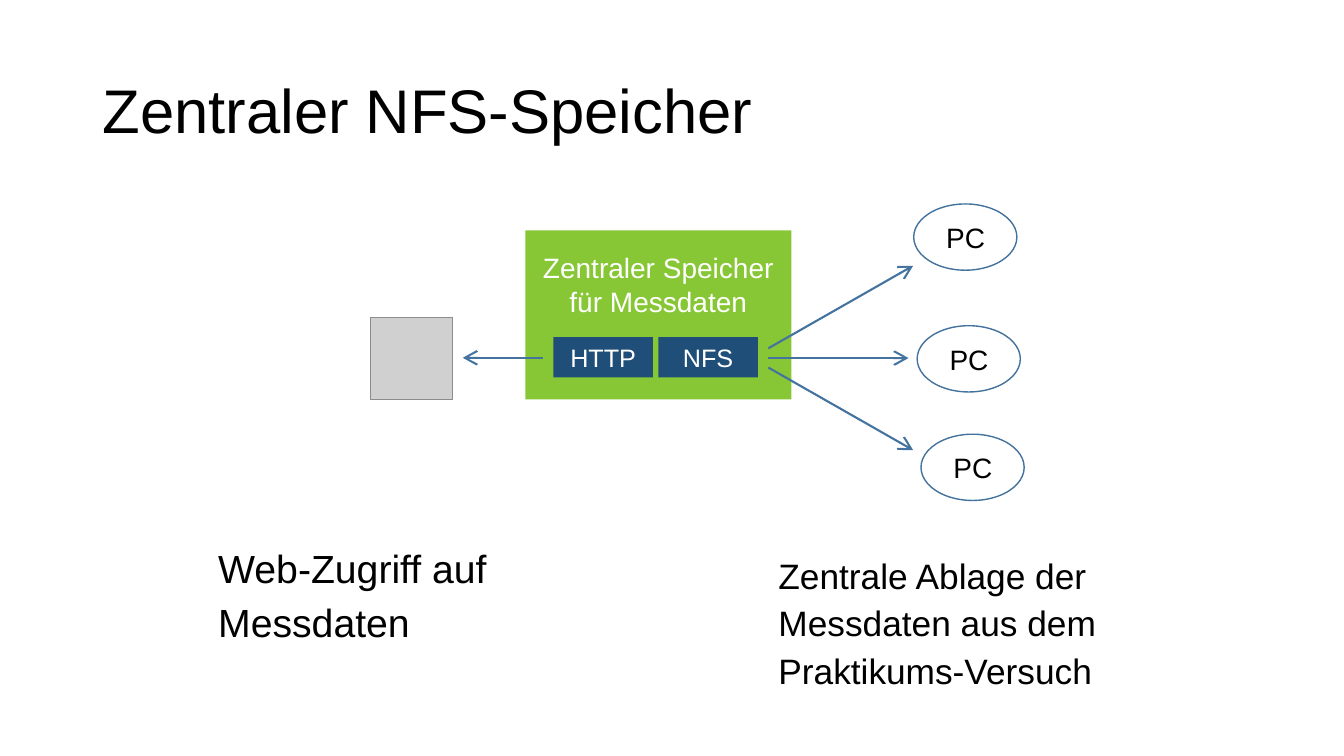
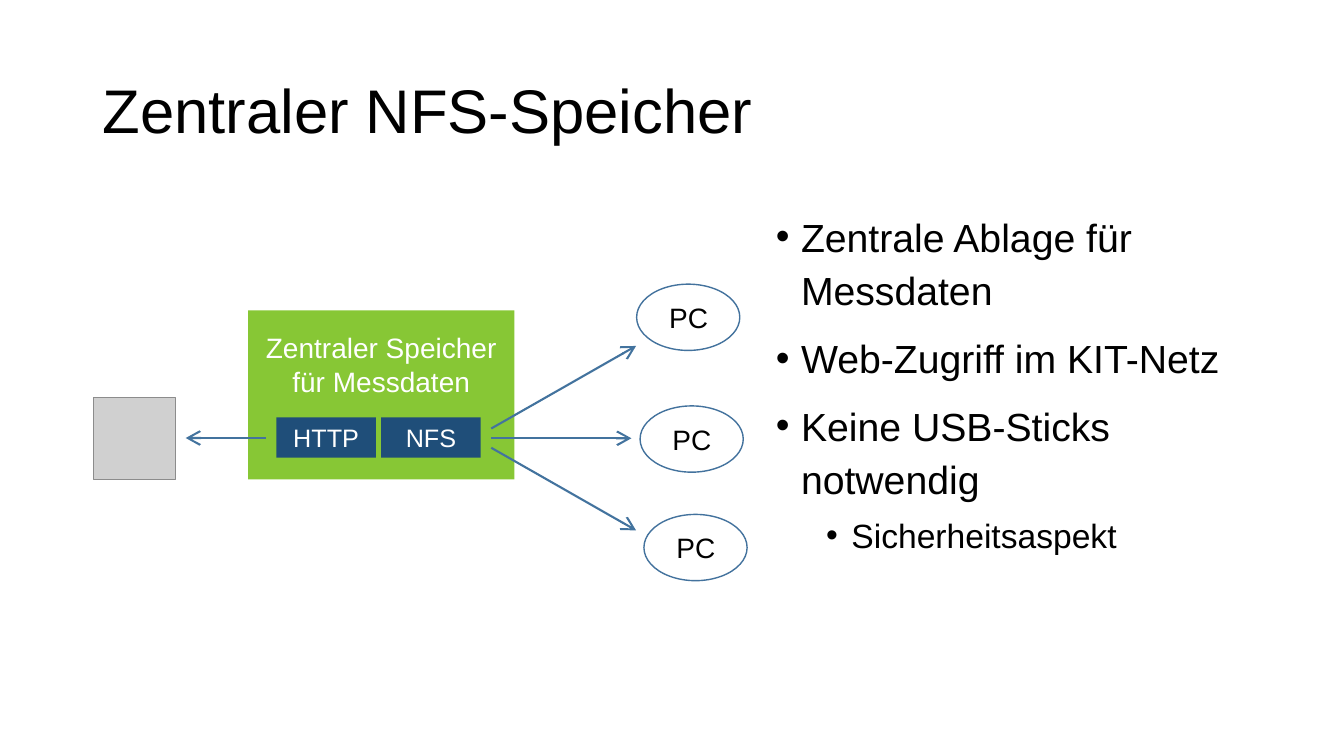
Before and after one commit to MitchiLaser/Pantheon, a slide deck: slide 6 of Roadmap/slides.pptx (slide 4 before the commit). Drawn at 1344x756 pixels with LibreOffice and Linux fonts; fonts in the diff are those of the drawing; grey boxes stand for pictures. Boxes give left, top, right and bottom in pixels: in the first picture for what was removed or moved away, otherwise in the second. Text is boxed around its words. In the diff, an @@ line names an element or a change of style, - is before the commit and + after.

```diff
--- a/Roadmap/slides.pptx
+++ b/Roadmap/slides.pptx
@@ text at (801, 223, 1219, 555): text changed; size 25.2 to 28 pt @@
-Zentrale Ablage der Messdaten aus dem Praktikums-Versuch
+• Zentrale Ablage für Messdaten
+• Web-Zugriff im KIT-Netz
+• Keine USB-Sticks notwendig
+  • Sicherheitsaspekt
@@ 4 arrows, 2 rectangles, 1 picture, 1 text, 1 ellipse: place and size @@
-4 arrows, 2 rectangles, 1 picture, 1 text, 1 ellipse at (370, 204, 1017, 451)
+4 arrows, 2 rectangles, 1 picture, 1 text, 1 ellipse at (94, 284, 740, 530)
@@ 3 texts, 2 ellipses, 1 rectangle: place and size @@
-3 texts, 2 ellipses, 1 rectangle at (554, 228, 1024, 501)
+3 texts, 2 ellipses, 1 rectangle at (276, 308, 747, 581)
@@ text removed at (218, 554, 486, 638) @@
-Web-Zugriff auf Messdaten
```
Also in this commit, not shown: 4 other slides changed, 5 slides added, 1 other file.
